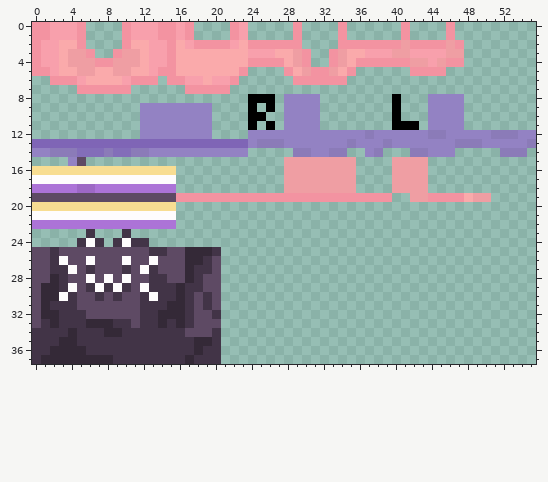
Pixel-art sprite -- textures/clothes.png. Above is the file before it was changed.
The file is 56x38 pixels.
Now the later version:
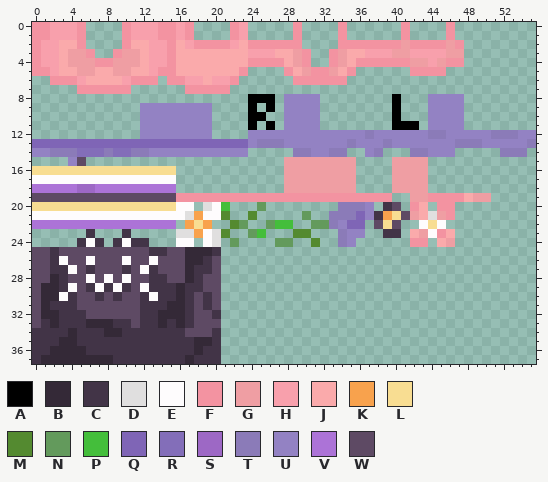
Palette (. is transparent): A #000000  B #342937  C #423447  D #e0dfdf  E #fefcfd  F #f393a1  G #ef9ea3  H #f8a0ac  J #faaaab  K #f8a24d  L #f8dd92  M #548a30  N #639a5c  P #44be3b  Q #7f65b6  R #836eb9  S #9d68c5  T #8b7bb8  U #9382c3  V #ac73d7  W #5e4a64
Difference:
Changed rows in their new state; - is an unchanged pixel.
first column x 16:
20 EE-DEP---N--------TTTU-CW-FJ-FF
21 EDKEEM--M-----N--TTTQUCKLWGJDGF
22 -KLK--MN--NPP--NNTUQQ-WLW--ELE-
23 DDKEDM--NP---MM---TUU--CC-JGEFJ
24 EE-ED-N----NN--M--TU------FF-JG
Where, in picture pixels (left, top, right, bottom), the same in both pictures:
added: (176, 202, 455, 247)
